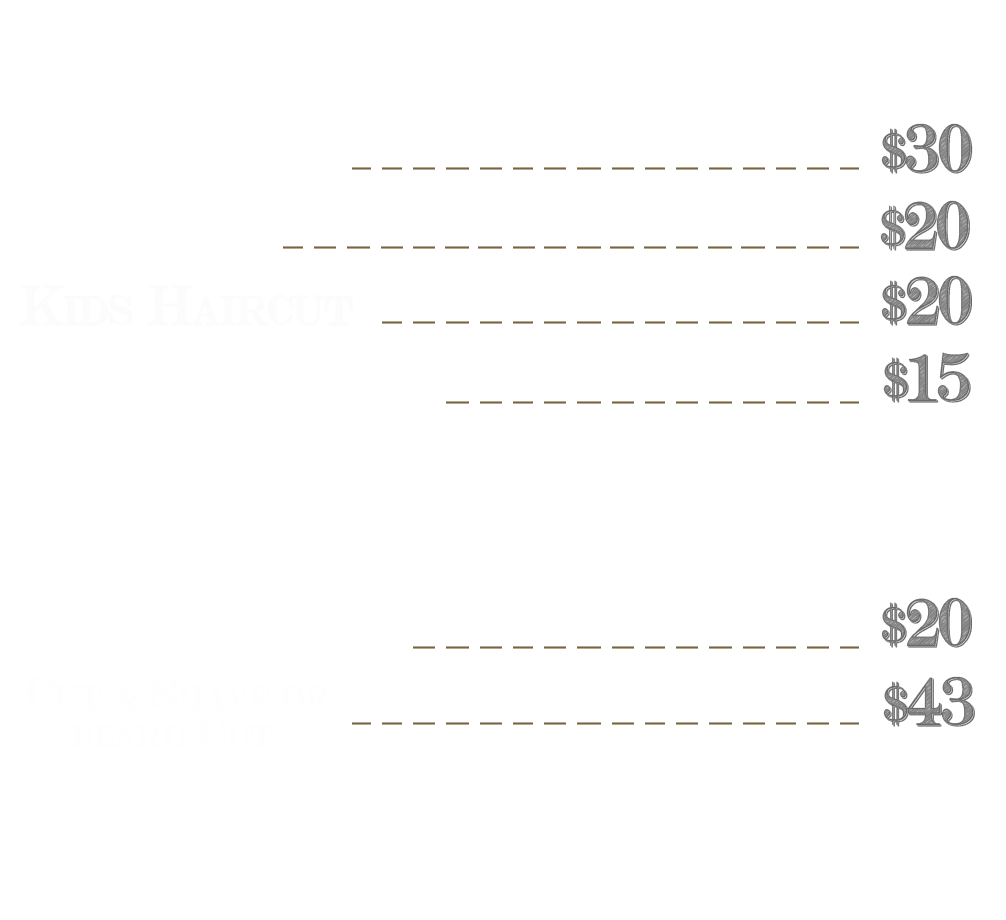
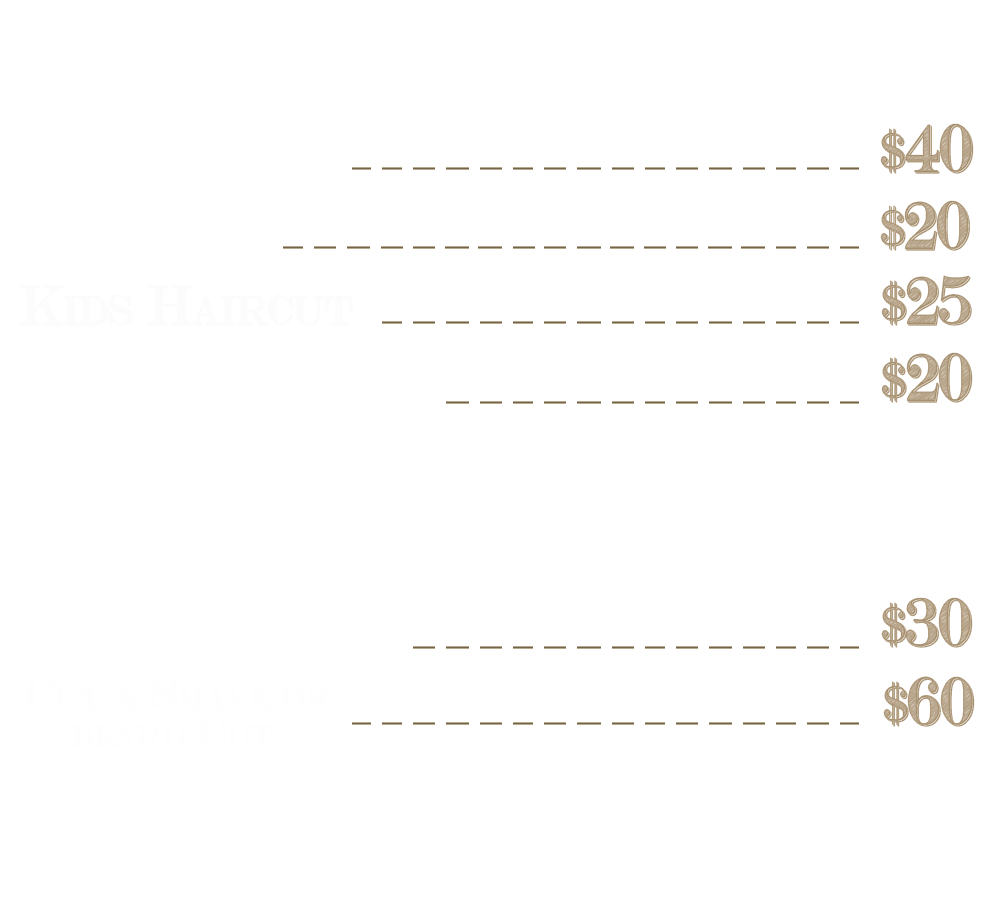
Two versions of the same layered image (1006 × 920). Layer-by-layer changes:
renamed "$30" to "$40", moved it above "Buzz Cut", painted on it over [880, 123, 974, 174]
moved "$20" (1st of 2) above "Kids Haircut", painted on it over [880, 200, 970, 251]
renamed "$20" to "$25", moved it above "Seniors Haircut", painted on it over [881, 275, 972, 326]
renamed "$15" to "$20", moved it above "Traditional Shave", painted on it over [881, 352, 973, 403]
renamed "$20" to "$30", moved it above "Cut & Shave or beard Cut", painted on it over [881, 597, 973, 648]
renamed "$43" to "$60", moved it above "All sales are final", painted on it over [883, 676, 975, 727]
